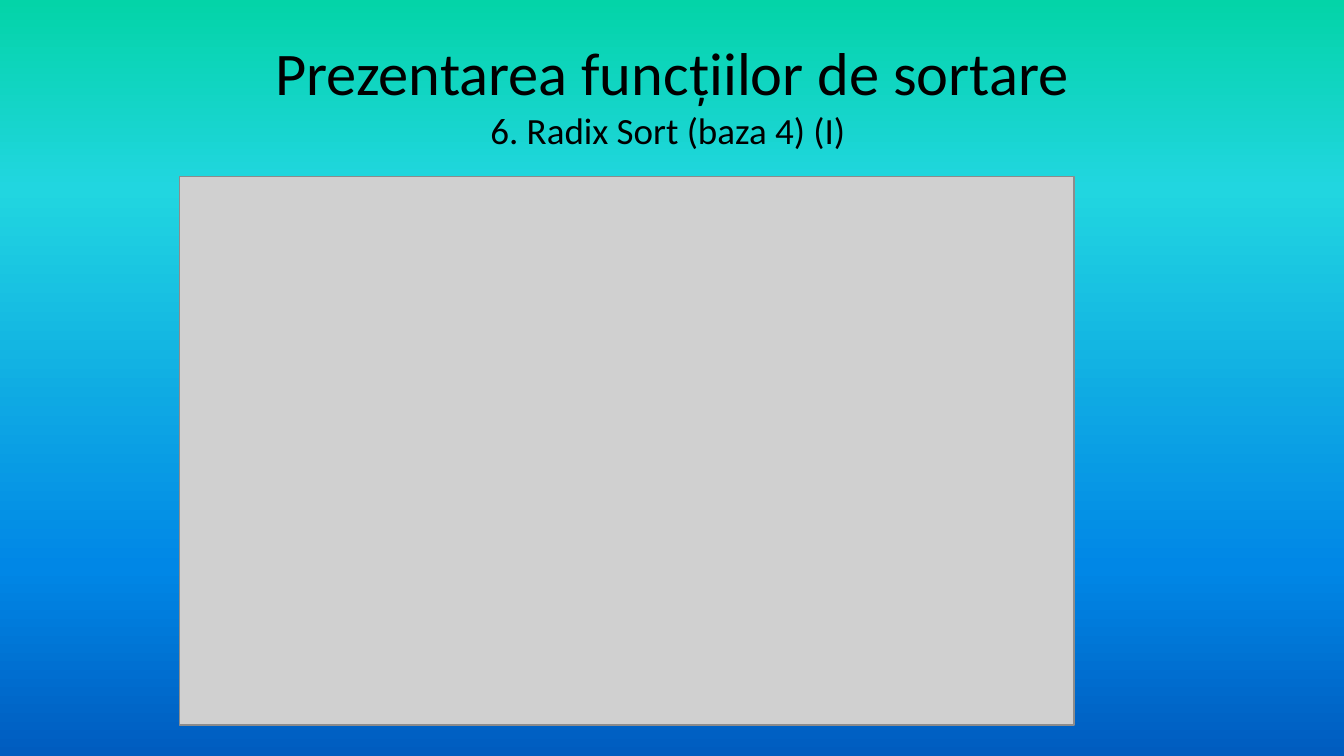
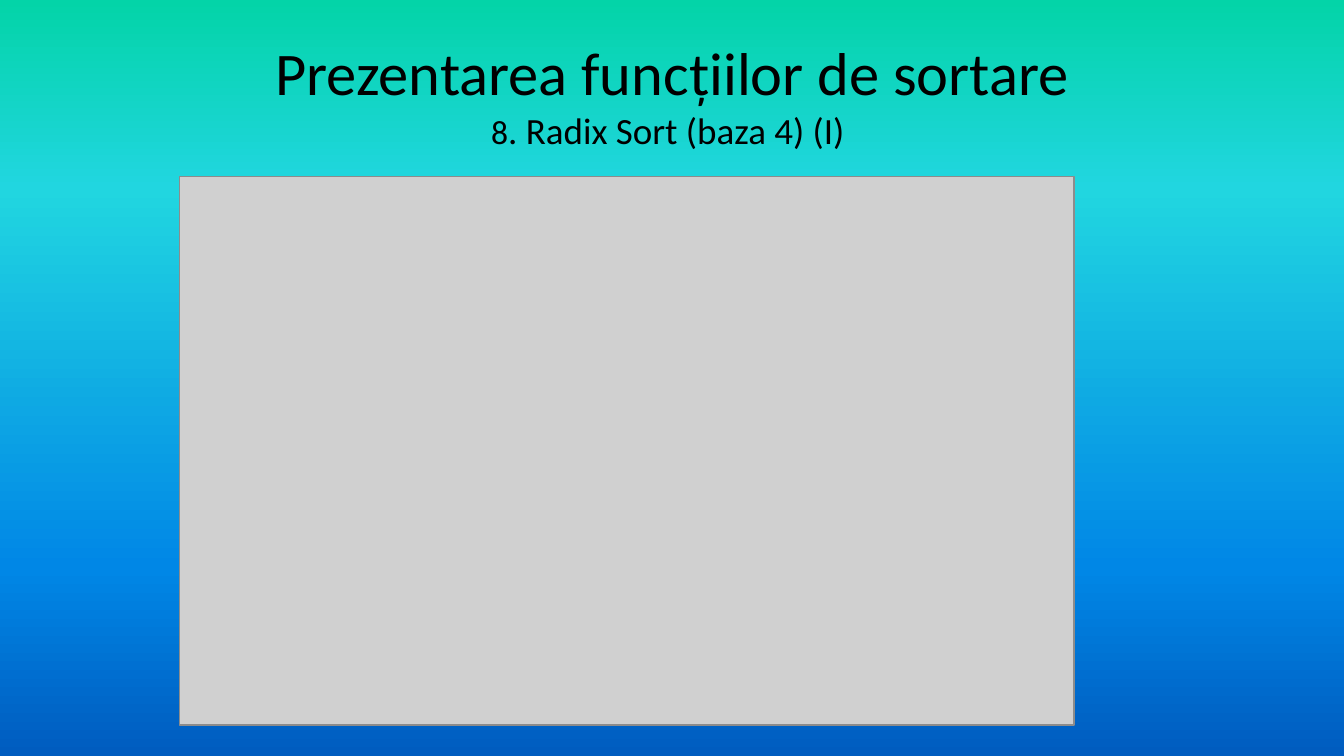
Before and after one commit to alexoporanu/tema-sortari, a slide deck: slide 18 of TemăSortări.pptx. Drawn at 1344x756 pixels with LibreOffice and Linux fonts; fonts in the diff are those of the drawing; grey boxes stand for pictures. Boxes give left, top, right and bottom in pixels: in the first picture for what was removed or moved away, otherwise in the second. Text is boxed around its words. In the diff, an @@ line names an element or a change of style, - is before the commit and + after.

```diff
--- a/TemăSortări.pptx
+++ b/TemăSortări.pptx
@@ title at box(275, 53, 1068, 149): text changed @@
-Prezentarea funcțiilor de sortare
-6. Radix Sort (baza 4) (I)
+Prezentarea funcțiilor de sortare
+8. Radix Sort (baza 4) (I)
```
Also in this commit, not shown: 4 other slides changed.
